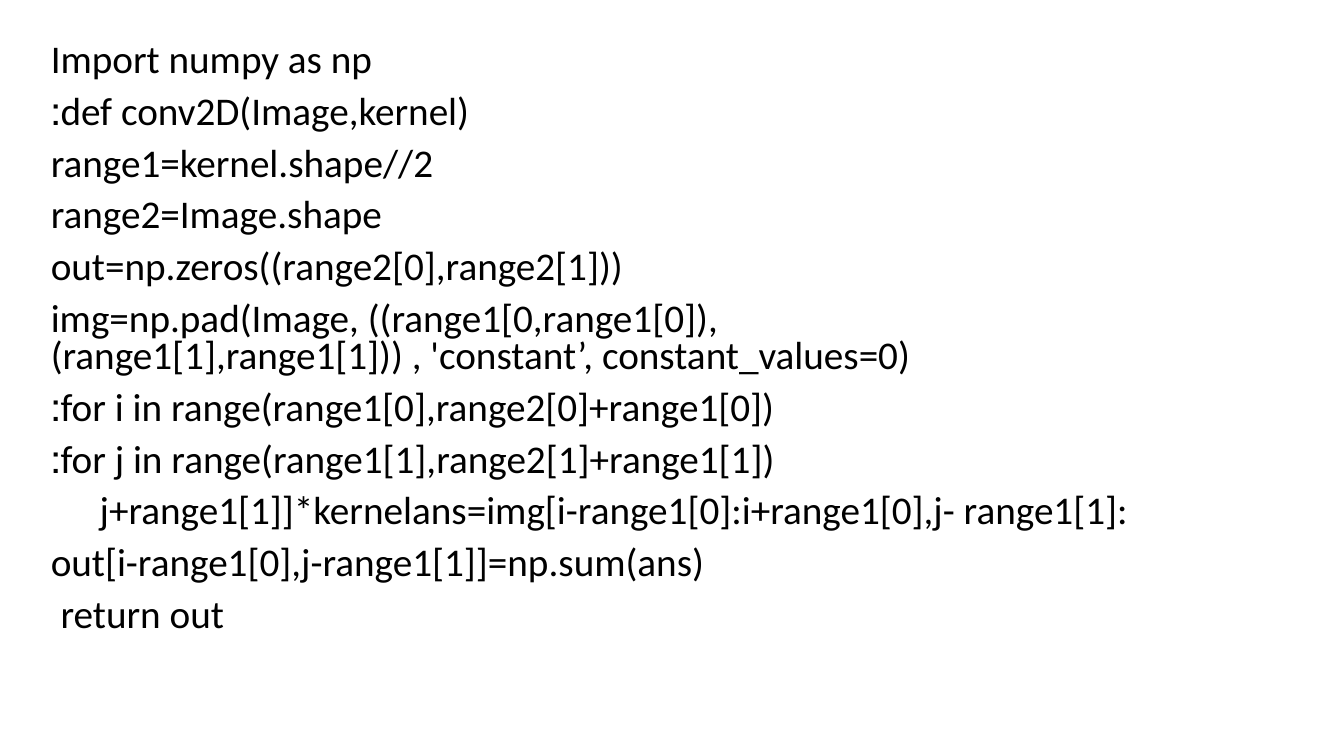
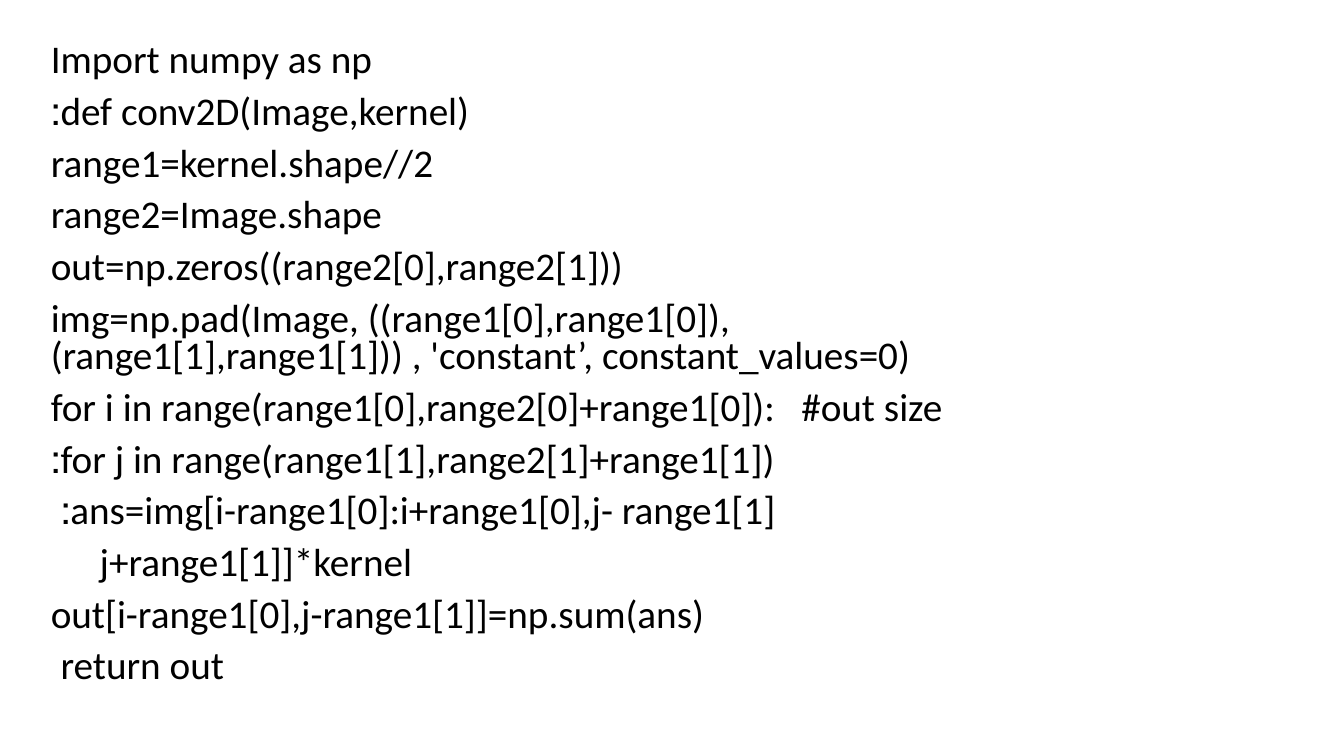
Before and after one commit to benyamindarmoni/Edge-Detection, a slide deck: slide 14 of מצגת.pptx. Drawn at 1344x756 pixels with LibreOffice and Linux fonts; fonts in the diff are those of the drawing. Boxes give left, top, right and bottom in pixels: in the first picture for what was removed or moved away, otherwise in the second. Text is boxed around its words. In the diff, an @@ line names an element or a change of style, - is before the commit and + after.

```diff
--- a/מצגת.pptx
+++ b/מצגת.pptx
@@ text at (51, 303, 942, 428): text changed @@
-img=np.pad(Image, ((range1[0,range1[0]), (range1[1],range1[1])) , 'constant’, constant_values=0)
-for i in range(range1[0],range2[0]+range1[0]):
+img=np.pad(Image, ((range1[0],range1[0]), (range1[1],range1[1])) , 'constant’, constant_values=0)
+for i in range(range1[0],range2[0]+range1[0]): #out size
@@ text at (70, 495, 775, 583): text changed @@
-ans=img[i-range1[0]:i+range1[0],j- range1[1]: j+range1[1]]*kernel
+ans=img[i-range1[0]:i+range1[0],j- range1[1]:
+j+range1[1]]*kernel
```
Also in this commit, not shown: 2 other slides changed.
